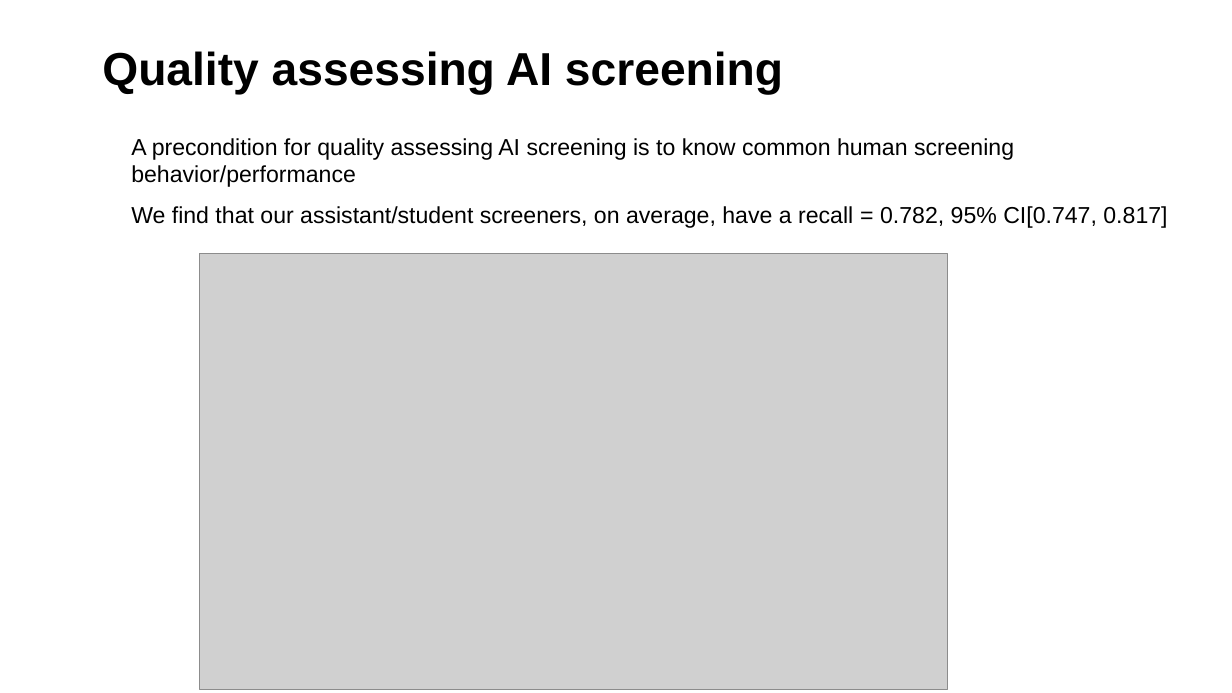
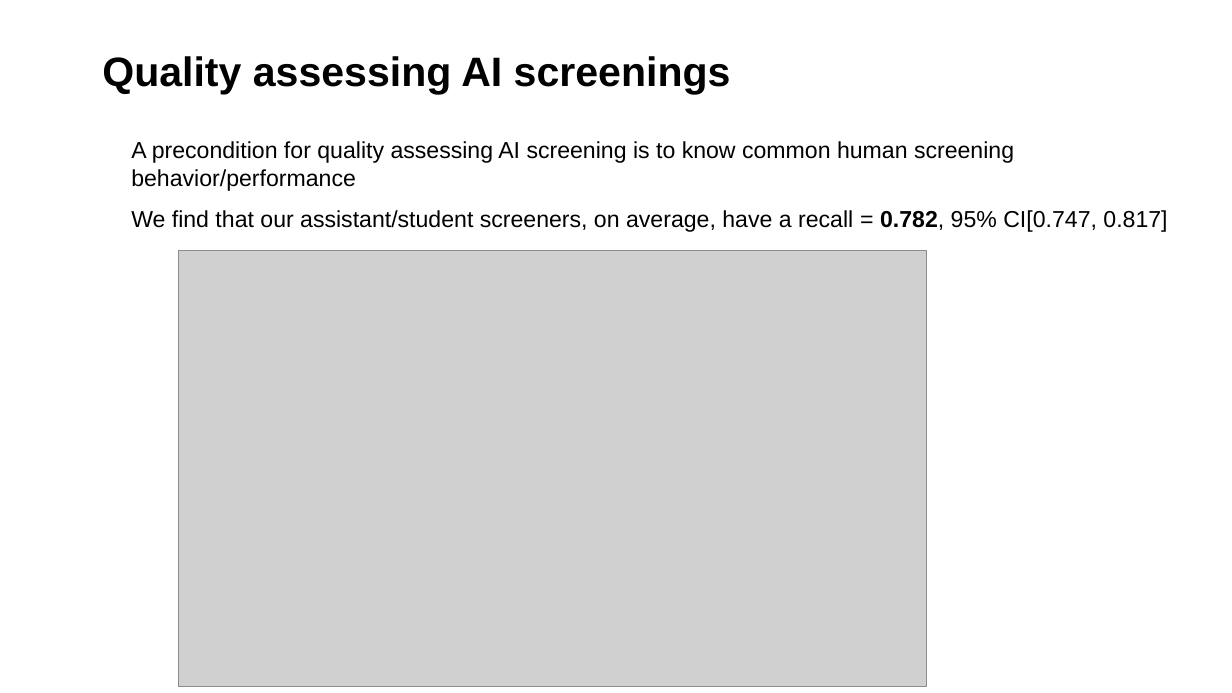
Before and after one commit to MikkelVembye/IRM2026, a slide deck: slide 6 of screen-with-gpt-models.pptx. Drawn at 1232x693 pixels with LibreOffice and Linux fonts; fonts in the diff are those of the drawing; grey boxes stand for pictures; background and template pictures are left out. Boxes give left, top, right and bottom in pixels: in the first picture for what was removed or moved away, otherwise in the second. Text is boxed around its words. In the diff, an @@ line names an element or a change of style, - is before the commit and + after.

```diff
--- a/screen-with-gpt-models.pptx
+++ b/screen-with-gpt-models.pptx
@@ title at [102,56,731,95]: text changed; size 36 to 32 pt @@
-Quality assessing AI screening
+Quality assessing AI screenings
@@ text at [131,210,1167,232]: bold on in "0.782," @@
@@ picture: place and size @@
-picture at [200,253,947,689]
+picture at [178,250,926,687]
```
Also in this commit, not shown: 10 other slides changed, 1 slide removed, 1 other file.
